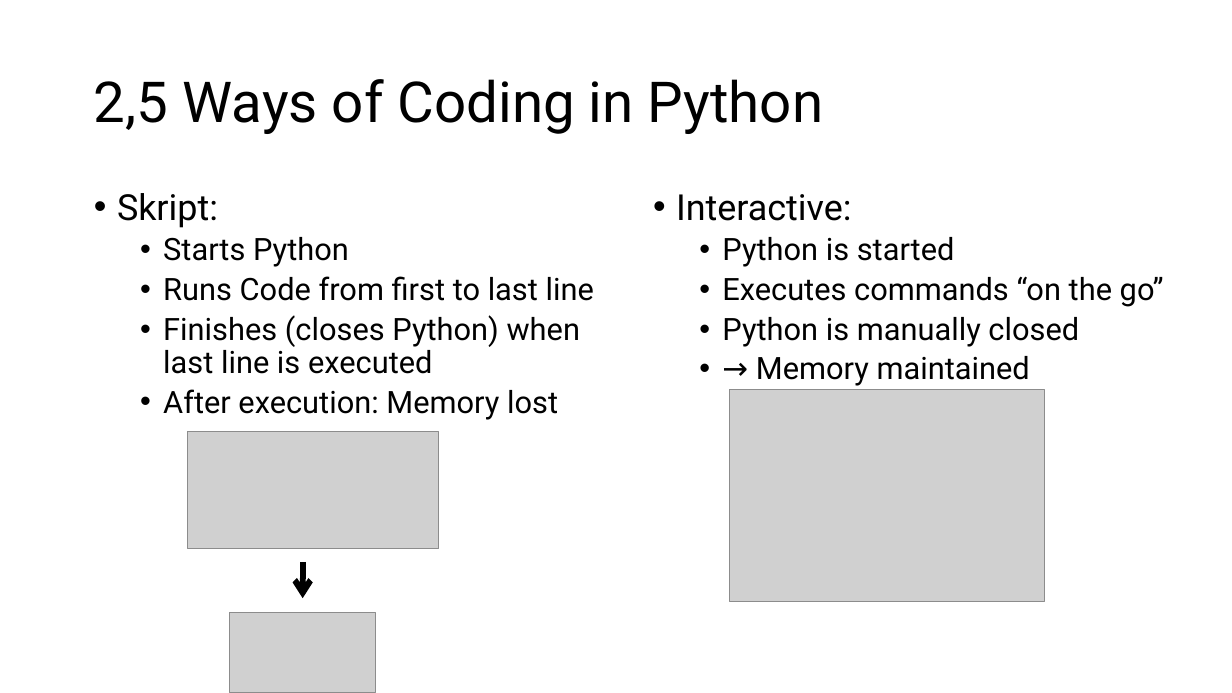
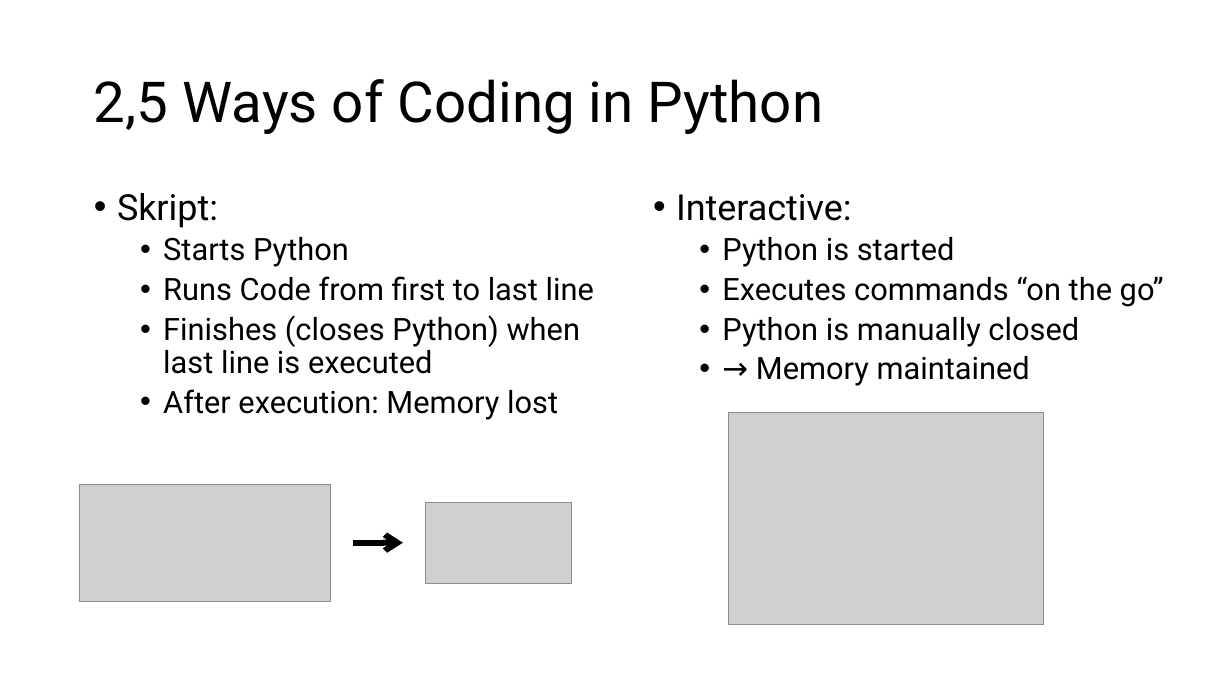
Before and after one commit to jonathanbollig/pycophy, a slide deck: slide 14 of Lectures/Chunk 1 - Introduction + Setup.pptx (slide 13 before the commit). Drawn at 1232x693 pixels with LibreOffice and Linux fonts; fonts in the diff are those of the drawing; grey boxes stand for pictures. Boxes give left, top, right and bottom in pixels: in the first picture for what was removed or moved away, otherwise in the second. Text is boxed around its words. In the diff, an @@ line names an element or a change of style, - is before the commit and + after.

```diff
--- a/Lectures/Chunk 1 - Introduction + Setup.pptx
+++ b/Lectures/Chunk 1 - Introduction + Setup.pptx
@@ picture: place and size @@
-picture at bbox=[729, 390, 1044, 602]
+picture at bbox=[728, 413, 1043, 625]
@@ picture: place and size @@
-picture at bbox=[188, 432, 439, 548]
+picture at bbox=[79, 484, 330, 601]
@@ picture: place and size @@
-picture at bbox=[229, 613, 375, 693]
+picture at bbox=[426, 503, 572, 583]
@@ arrow moved from (303, 562) - (303, 598) to (353, 543) - (403, 543) @@
```
Also in this commit, not shown: 13 other slides changed, 1 slide added, 2 other files.
